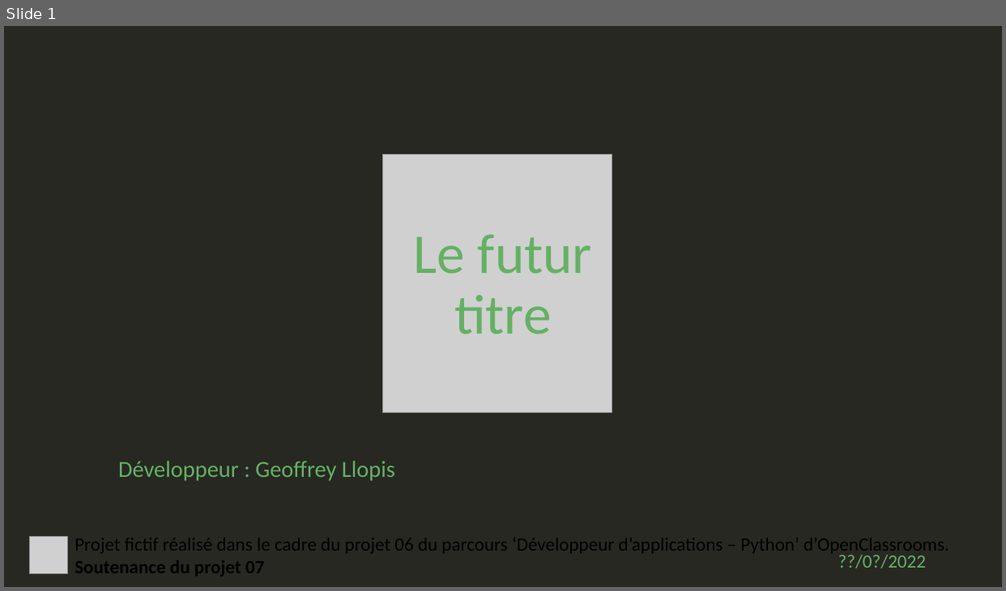
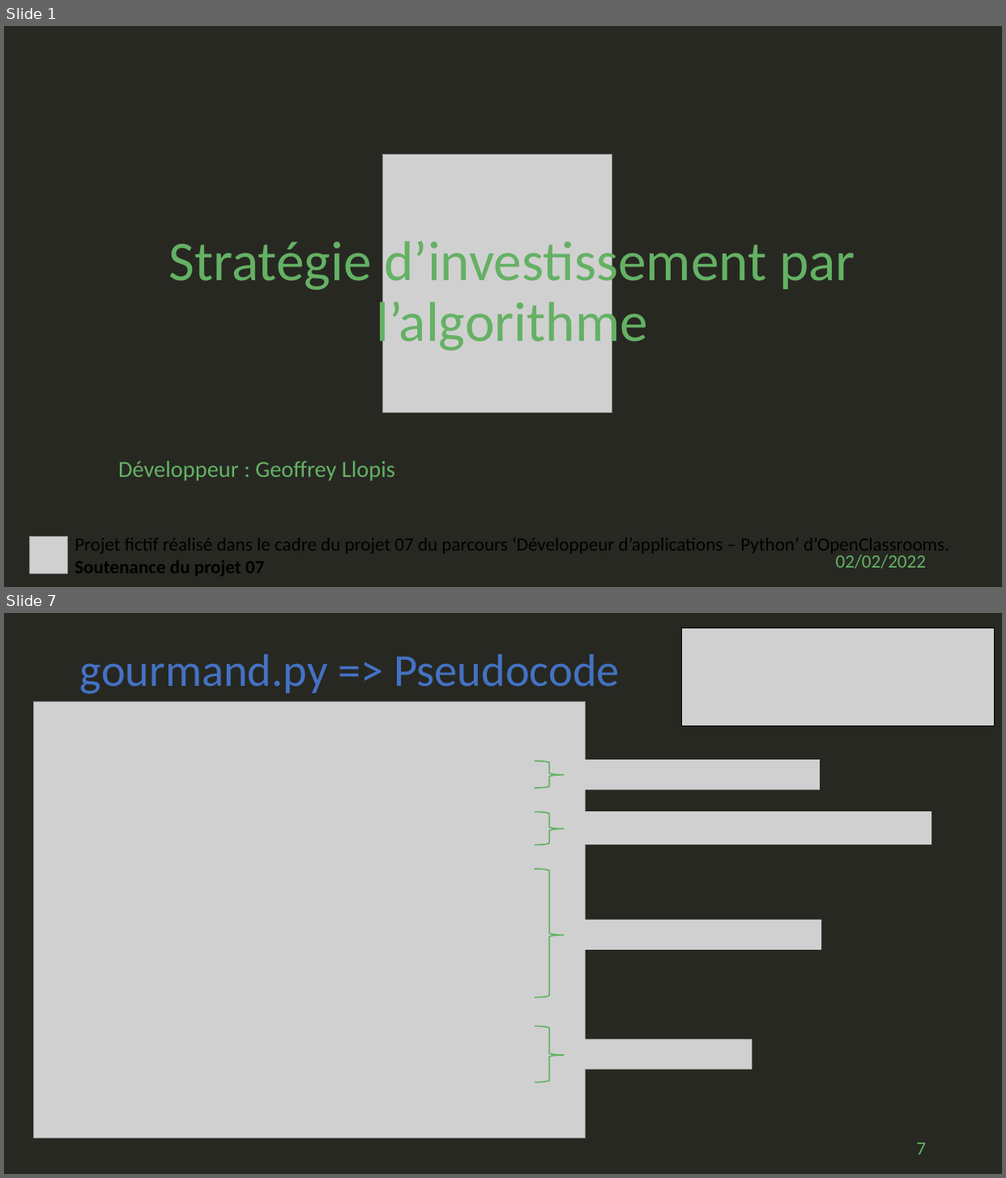
Before and after one commit to geoffrey-ll/OC_P07_Algorithmique, a slide deck: p07_slide.pptx. Shown one above the other, each under a label of ours: slide 1 before the commit, slides 1 and 7 after it; the slides between them are not shown. The pictures are 1006x591 and 1006x1178 pixels, drawn with LibreOffice and Linux fonts; fonts in the diff are those of the drawing; grey boxes stand for pictures. Boxes give left, top, right and bottom in pixels: in the first picture for what was removed or moved away, otherwise in the second. Text is boxed around its words. In the diff, an @@ line names an element or a change of style, - is before the commit and + after.

```diff
--- a/p07_slide.pptx
+++ b/p07_slide.pptx
@@ slide 7 added at [4, 613, 1002, 1174], background #272822 @@
@@ picture added at [682, 628, 995, 726] @@
@@ title added at [80, 654, 619, 694], 44 pt, text #4472C4 @@
+gourmand.py => Pseudocode
@@ picture added at [33, 701, 585, 1139] @@
@@ right brace added at [535, 761, 565, 788], outline #64B164 1.25 pt @@
@@ picture added at [579, 760, 820, 790] @@
@@ right brace added at [535, 812, 565, 845], outline #64B164 1.25 pt @@
@@ picture added at [579, 811, 932, 845] @@
@@ right brace added at [535, 869, 565, 998], outline #64B164 1.25 pt @@
@@ picture added at [579, 920, 821, 950] @@
@@ right brace added at [535, 1026, 565, 1082], outline #64B164 1.25 pt @@
@@ picture added at [579, 1040, 752, 1070] @@
@@ page number added at [916, 1143, 926, 1155], 18 pt, text #64B164 @@
+7
@@ slide 1 changed as well @@
@@ title at [168, 233, 855, 355]: text changed @@
-Le futur
-titre
+Stratégie d’investissement par l’algorithme
@@ text at [74, 533, 949, 556]: text changed @@
-Projet fictif réalisé dans le cadre du projet 06 du parcours ‘Développeur d’applications – Python’ d’OpenClassrooms.
+Projet fictif réalisé dans le cadre du projet 07 du parcours ‘Développeur d’applications – Python’ d’OpenClassrooms.
@@ text at [836, 555, 926, 569]: text changed @@
-??/0?/2022
+02/02/2022
```
Also in this commit, not shown: 5 other slides changed, 10 other slides added, 7 slides removed, 7 other files.
